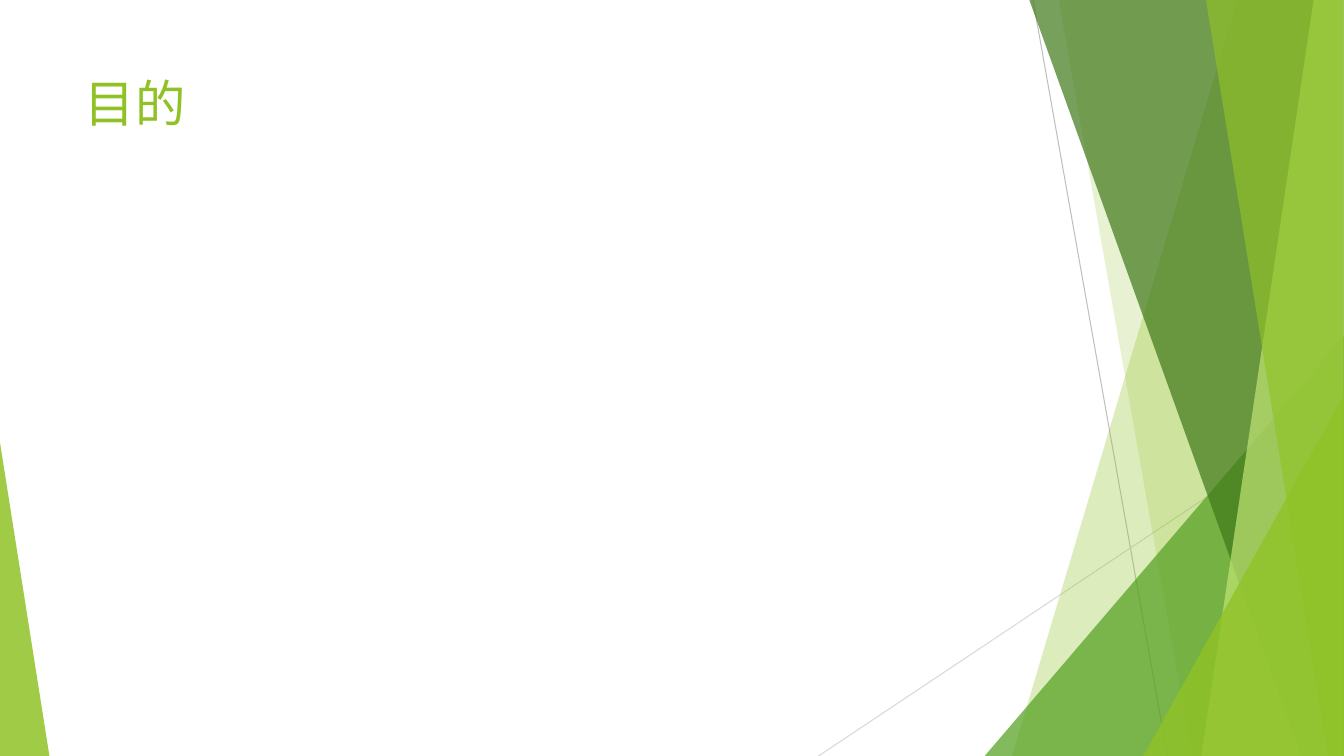
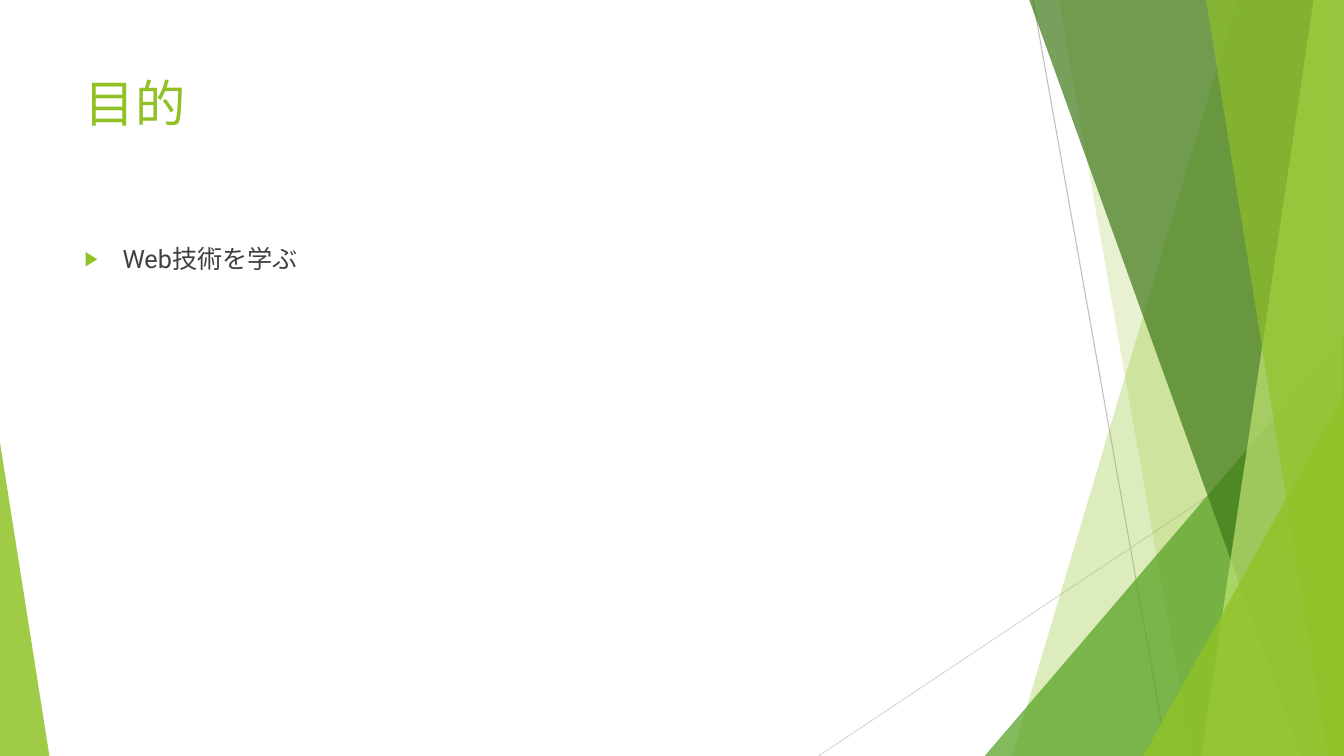
Before and after one commit to tarai96/syogigame, a slide deck: slide 2 of 発表用/発表資料.pptx (slide 4 before the commit). Drawn at 1344x756 pixels with LibreOffice and Linux fonts; fonts in the diff are those of the drawing. Boxes give left, top, right and bottom in pixels: in the first picture for what was removed or moved away, otherwise in the second. Text is boxed around its words. In the diff, an @@ line names an element or a change of style, - is before the commit and + after.

```diff
--- a/発表用/発表資料.pptx
+++ b/発表用/発表資料.pptx
@@ text added at [123,247,298,270], 18 pt, text #404040 @@
+▶ Web技術を学ぶ
```
Also in this commit, not shown: 1 other slide changed, 1 slide added, 1 other file.
